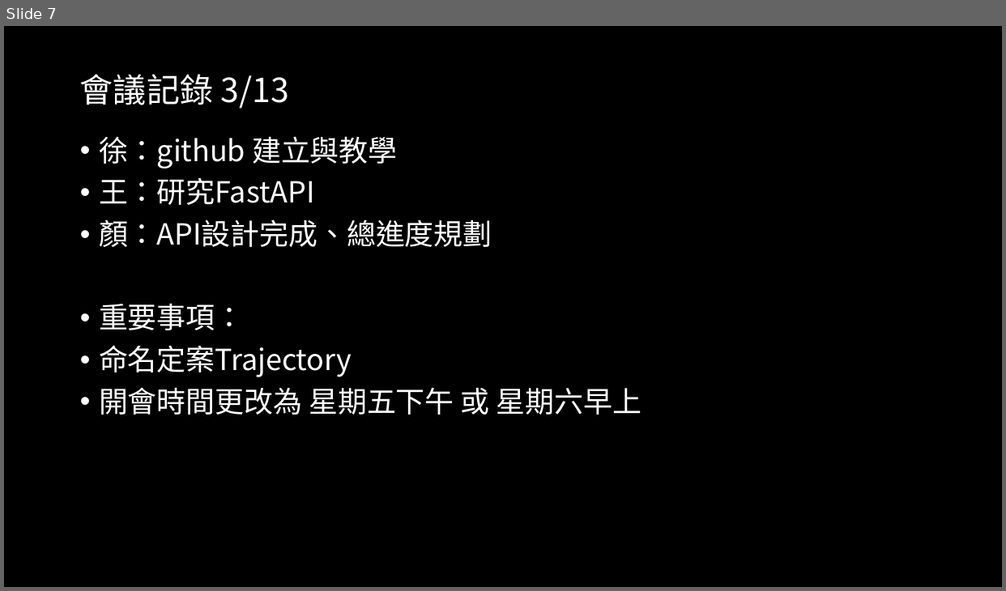
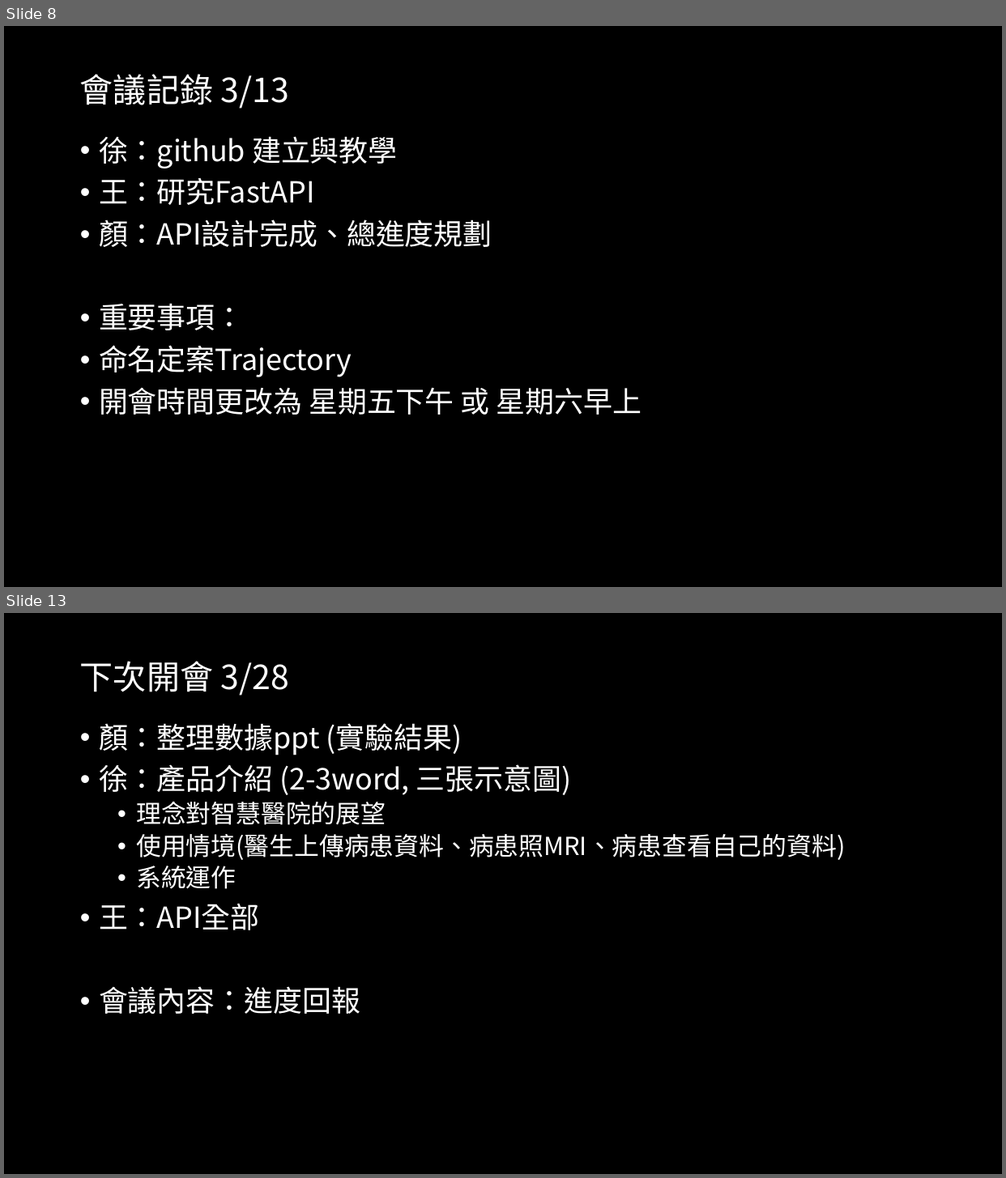
Before and after one commit to 1leo23/Product-packaging, a slide deck: 會議記錄/會議記錄.pptx. Shown one above the other, each under a label of ours: slide 7 before the commit, slides 8 and 13 after it; the slides between them are not shown. The pictures are 1006x591 and 1006x1178 pixels, drawn with LibreOffice and Linux fonts; fonts in the diff are those of the drawing. Boxes give left, top, right and bottom in pixels: in the first picture for what was removed or moved away, otherwise in the second. Text is boxed around its words. In the diff, an @@ line names an element or a change of style, - is before the commit and + after.

Commit message:
0321開會

```diff
--- a/會議記錄/會議記錄.pptx
+++ b/會議記錄/會議記錄.pptx
@@ slide 13 added at (4, 613, 1002, 1174), background #000000 @@
@@ title added at (80, 661, 289, 696), 32 pt, text #FFFFFF @@
+下次開會 3/28
@@ text added at (99, 723, 845, 1014), 28 pt, text #FFFFFF @@
+• 顏：整理數據ppt (實驗結果)
+• 徐：產品介紹 (2-3word, 三張示意圖)
+  • 理念對智慧醫院的展望
+  • 使用情境(醫生上傳病患資料、病患照MRI、病患查看自己的資料)
+  • 系統運作
+• 王：API全部
+• 會議內容：進度回報
@@ what was slide 7 is now slide 8 @@
```
Also in this commit, not shown: 3 slides changed, 5 other slides added.
